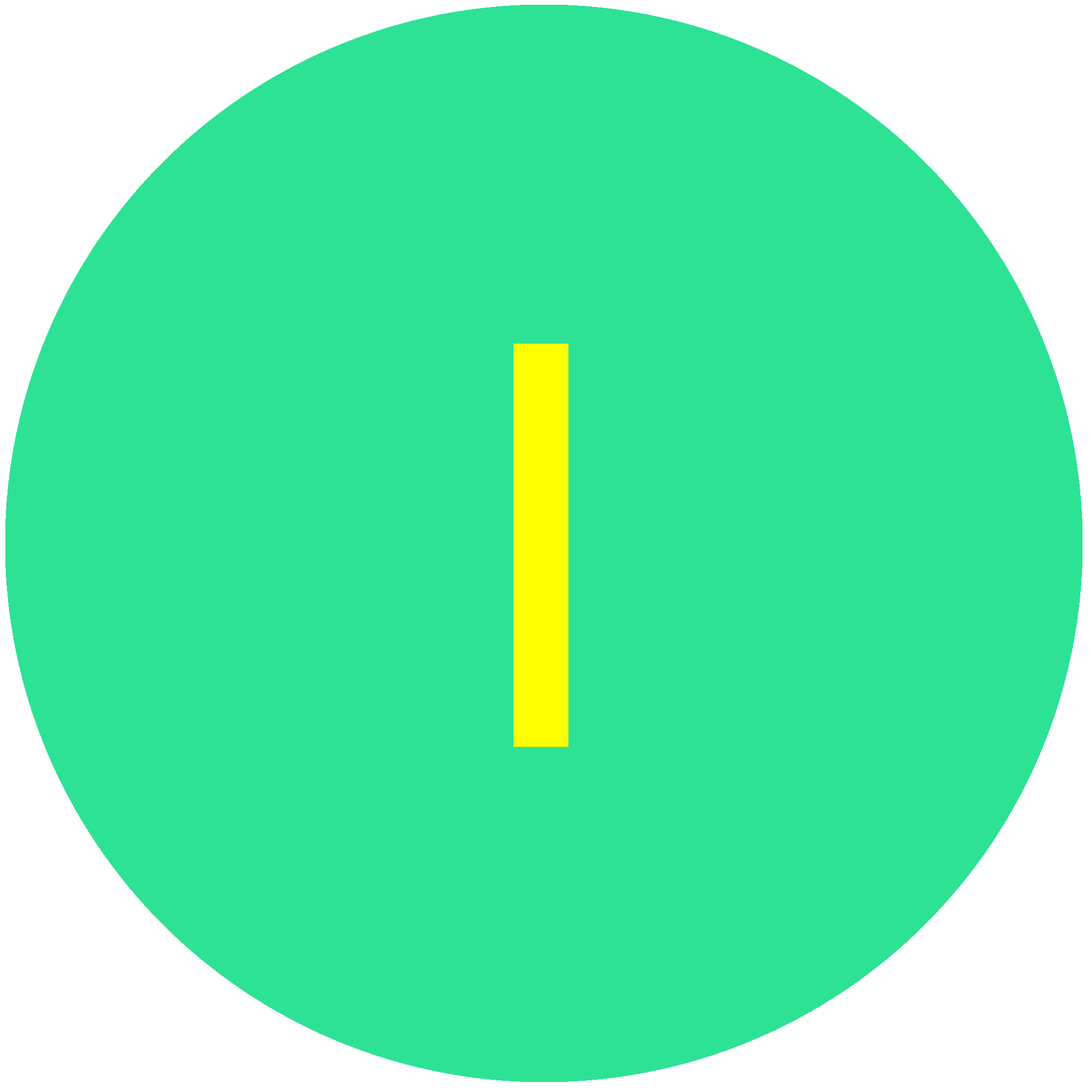
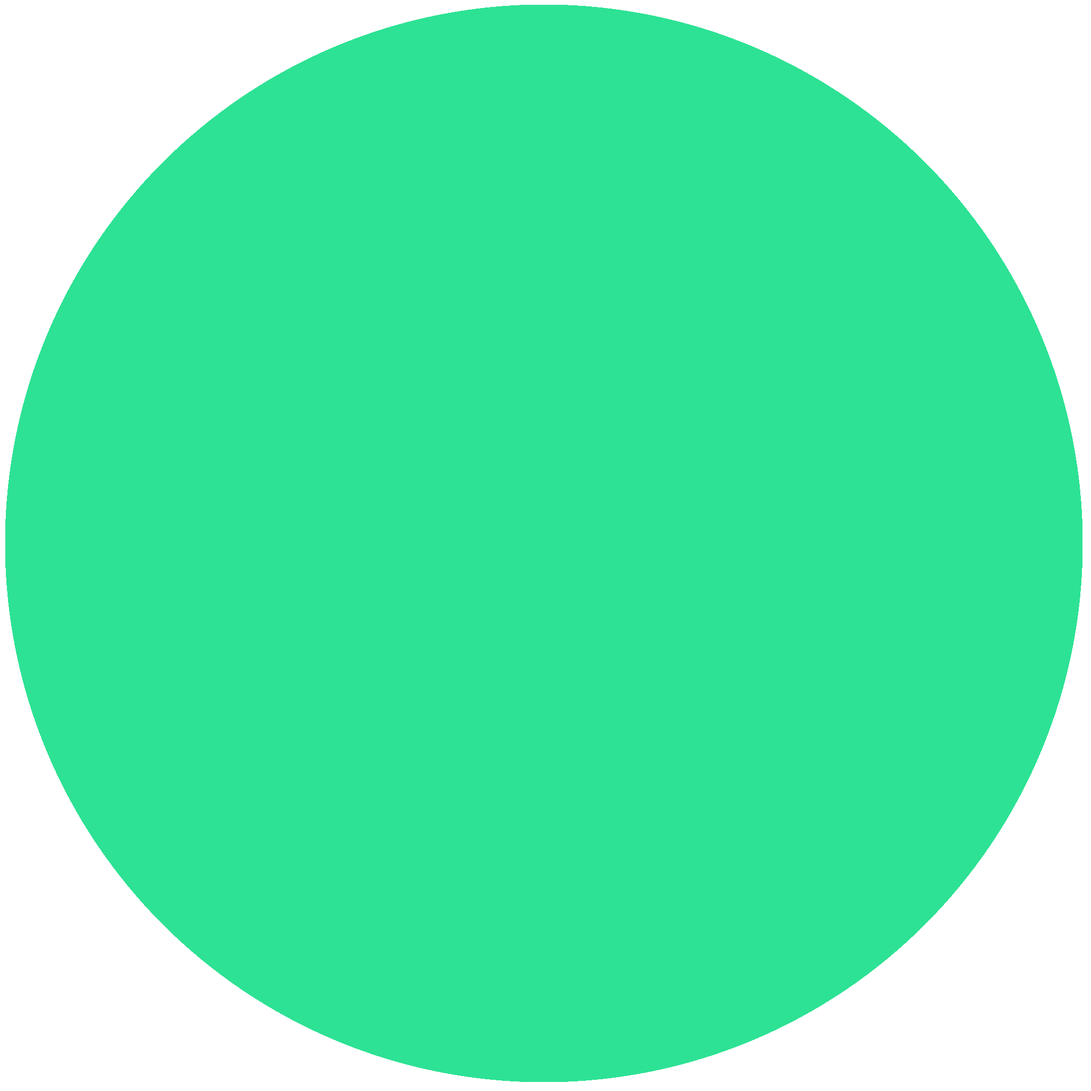
Layer changes from the first 1091px x 1091px image to the second:
hid "nose" over [513, 343, 569, 748]
